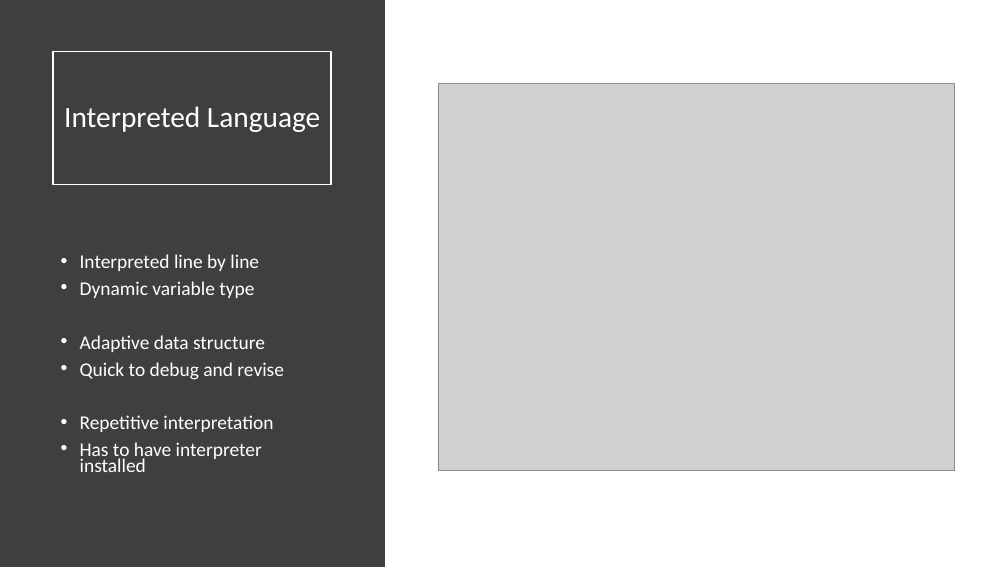
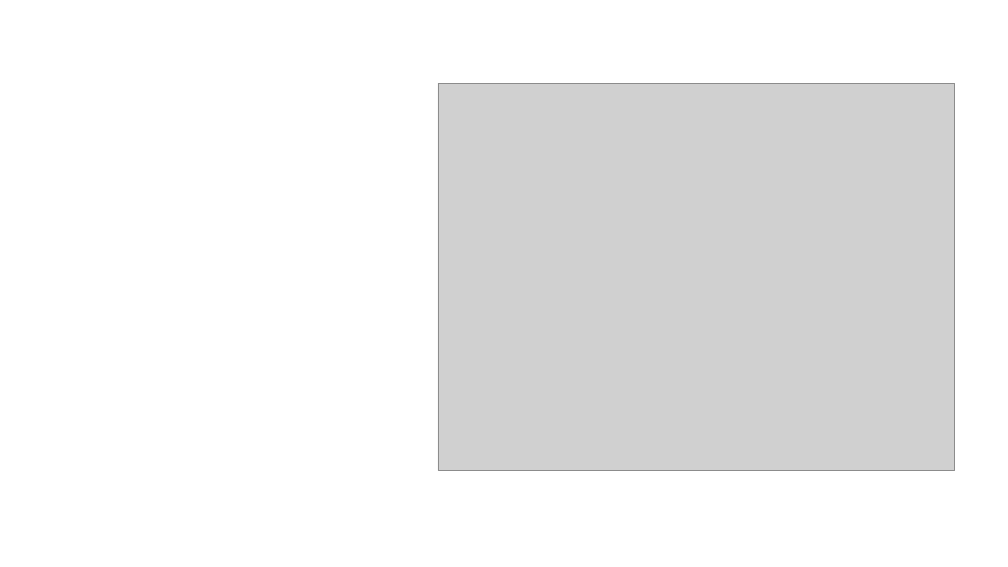
Before and after one commit to senresearch/julia-intro-docs, a slide deck: slide 3 of notebooks/xiaoqi-why-julia-fast.pptx. Drawn at 1008x567 pixels with LibreOffice and Linux fonts; fonts in the diff are those of the drawing; grey boxes stand for pictures. Boxes give left, top, right and bottom in pixels: in the first picture for what was removed or moved away, otherwise in the second. Text is boxed around its words. In the diff, an @@ line names an element or a change of style, - is before the commit and + after.

```diff
--- a/notebooks/xiaoqi-why-julia-fast.pptx
+++ b/notebooks/xiaoqi-why-julia-fast.pptx
@@ rectangle removed at (0, 0, 385, 567) @@
@@ title at (64, 106, 320, 132): text removed @@
-Interpreted Language
@@ text removed at (80, 254, 284, 472) @@
-• Interpreted line by line
-• Dynamic variable type
-• Adaptive data structure
-• Quick to debug and revise
-• Repetitive interpretation
-• Has to have interpreter installed
```
Also in this commit, not shown: 6 other slides changed, 1 slide added.
